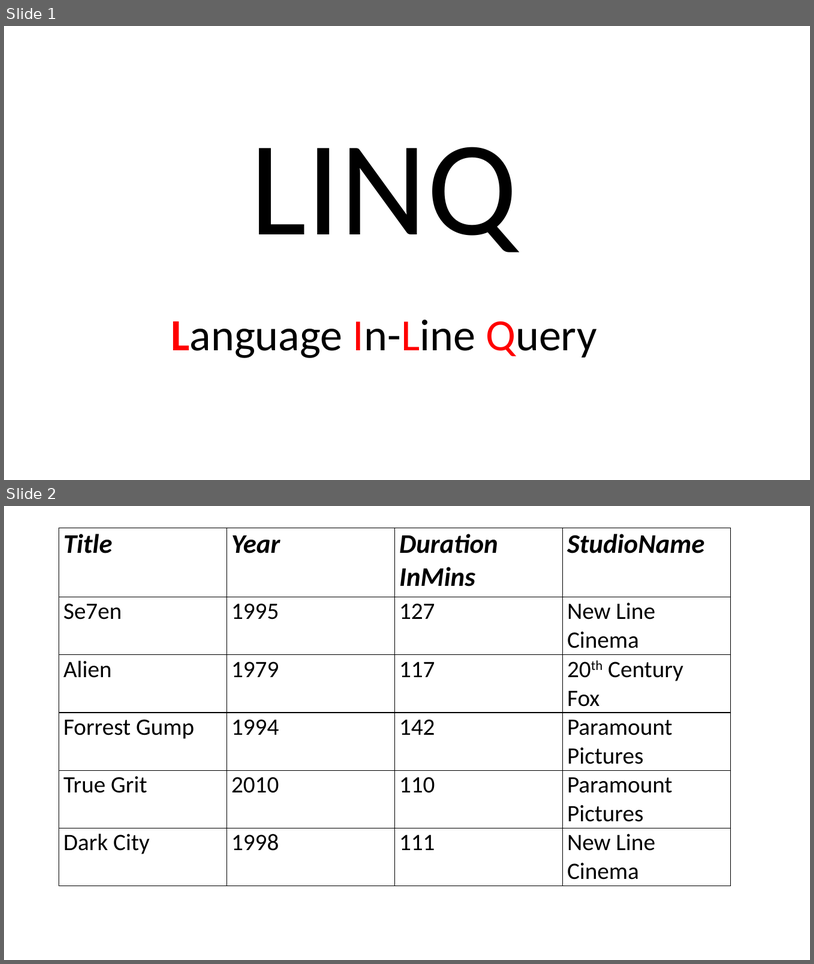
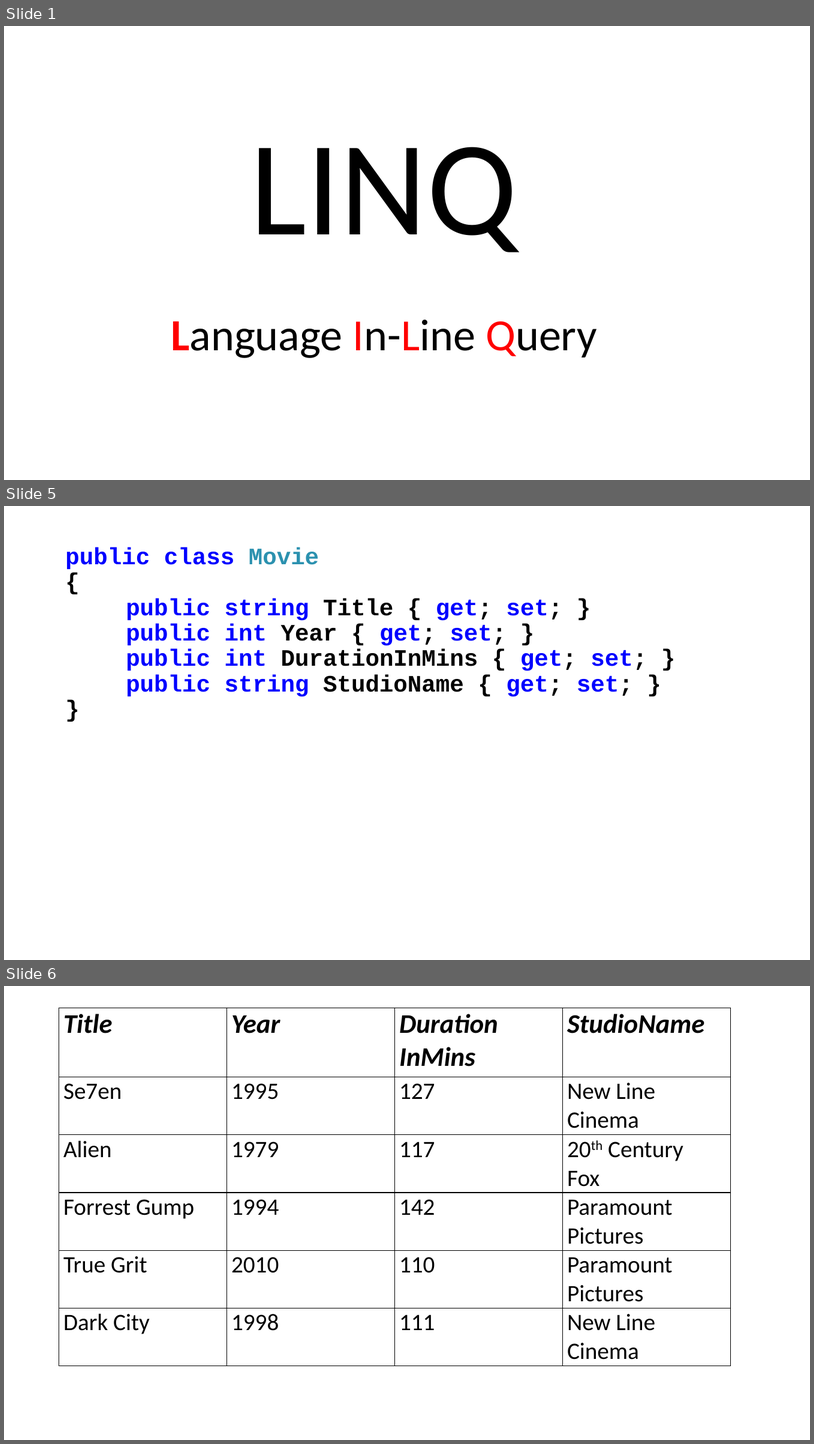
Before and after one commit to perl-easj/OOProg, a slide deck: Chap/Prog03/Presentations/LINQ.pptx. Shown one above the other, each under a label of ours: slides 1 and 2 before the commit, slides 1, 5 and 6 after it; the slides between them are not shown. The pictures are 814x964 and 814x1444 pixels, drawn with LibreOffice and Linux fonts; fonts in the diff are those of the drawing. Boxes give left, top, right and bottom in pixels: in the first picture for what was removed or moved away, otherwise in the second. Text is boxed around its words. In the diff, an @@ line names an element or a change of style, - is before the commit and + after.

```diff
--- a/Chap/Prog03/Presentations/LINQ.pptx
+++ b/Chap/Prog03/Presentations/LINQ.pptx
@@ slide 5 added at bbox=[4, 506, 810, 960], background #FFFFFF @@
@@ text added at bbox=[65, 547, 647, 697], 28 pt, text #0000FF, bold @@
+public class Movie
+{
+public string Title { get; set; }
+public int Year { get; set; }
+public int DurationInMins { get; set; }
+public string StudioName { get; set; }
+}
@@ what was slide 2 is now slide 6 @@
```
Also in this commit, not shown: 13 slides changed, 4 other slides added, 7 other files.
